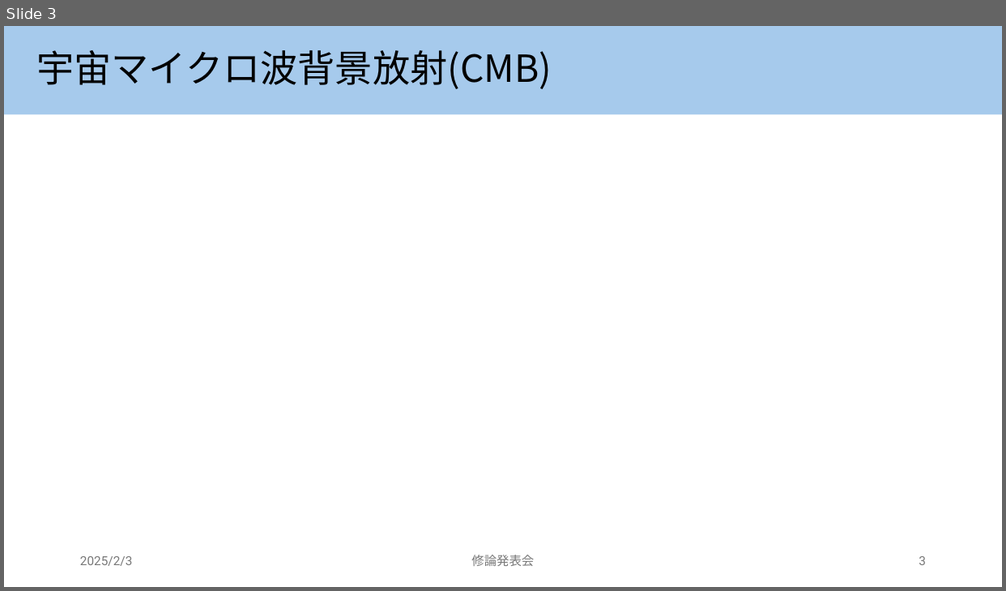
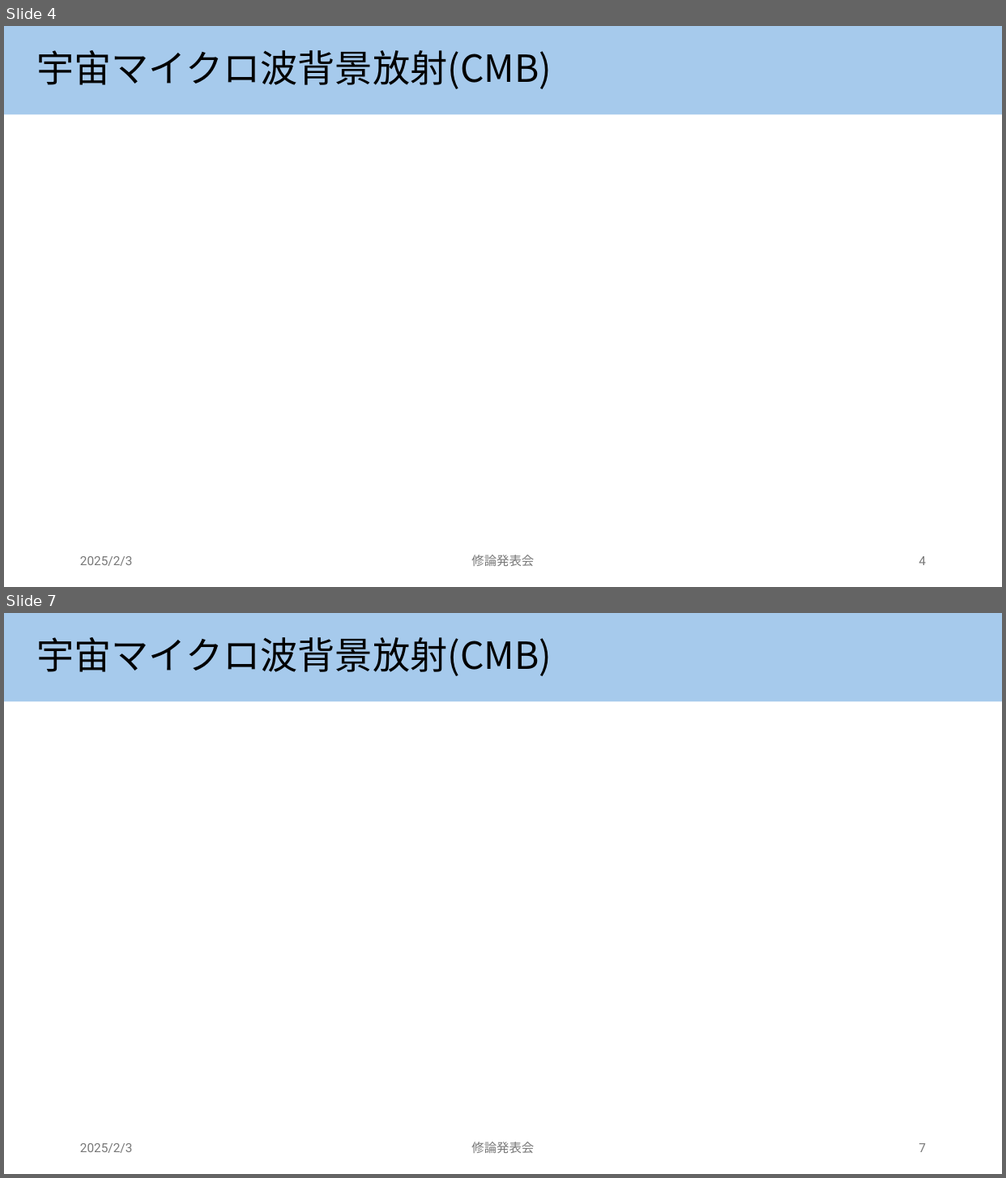
Before and after one commit to keisuke0821/master_thesis, a slide deck: mt_presentation.pptx. Shown one above the other, each under a label of ours: slide 3 before the commit, slides 4 and 7 after it; the slides between them are not shown. The pictures are 1006x591 and 1006x1178 pixels, drawn with LibreOffice and Linux fonts; fonts in the diff are those of the drawing. Boxes give left, top, right and bottom in pixels: in the first picture for what was removed or moved away, otherwise in the second. Text is boxed around its words. In the diff, an @@ line names an element or a change of style, - is before the commit and + after.

```diff
--- a/mt_presentation.pptx
+++ b/mt_presentation.pptx
@@ slide 7 added at (4,613,1002,1174), background #FFFFFF @@
@@ title added at (4,613,1002,701), fill #A6CAEC, 36 pt, text #000000 @@
+宇宙マイクロ波背景放射(CMB)
@@ text added at (80,1144,133,1153), 12 pt, text #797979 @@
+2025/2/3
@@ text added at (471,1142,534,1153), 12 pt, text #797979 @@
+修論発表会
@@ page number added at (918,1144,926,1152), 12 pt, text #797979 @@
+7
@@ what was slide 3 is now slide 4 @@
@@ page number at (918,557,926,565): text changed @@
-3
+4
```
Also in this commit, not shown: 4 other slides added.
